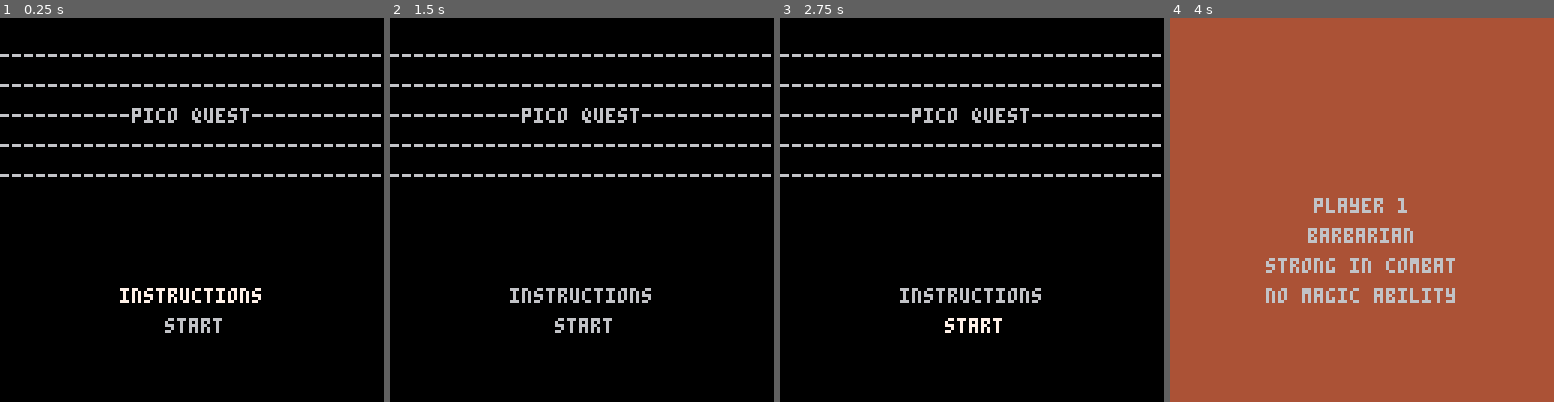
Above: before the commit, frames 1-4 (left to right).
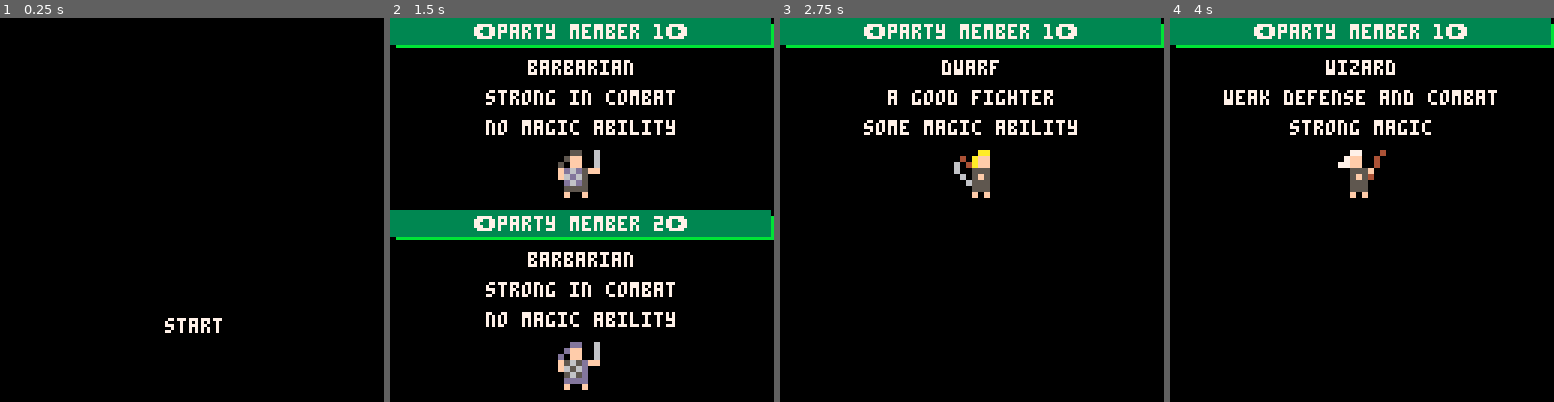
Above: after the commit, the same moments.

Repository: rad-corps/HQuest
Game: PICO-8 cartridge hq.p8
Same seed, same stepped clock (60 frames per second), same inputs: the game is played once before the commit and once after it.
Inputs:
- Up to frame 1 (0.25 s): no input
- Up to frame 2 (1.5 s): tap X (X key) at 0.33, 1.07 s; tap O (Z key) at 0.7 s
- Up to frame 3 (2.75 s): hold Right 1.6-2.1 s; tap O (Z key) at 1.7, 2.1, 2.5 s; tap X (X key) at 1.85 s; hold Up 2.15-2.42 s; hold Right from 2.47 s (still down)
- Up to frame 4 (4 s): tap O (Z key) at 2.9, 3.3, 3.7 s; tap X (X key) at 2.97 s; release Right at 3.03 s; hold Left 3.08-3.58 s; hold Down 3.63-3.97 s

The runs differ from the first frame. In frame 1, 4.2% of the frame differs, in the area x 0-100%, y 9-83%; in frame 2, 25%; in frame 3, 15%; in frame 4, 100%, in the area x 0-100%, y 0-100%.

Commit message:
character select screen done

Diff:
--- a/hq.p8
+++ b/hq.p8
@@ -230,58 +230,41 @@
 --app states
 ------------------------------------------
 main_menu_state={
-	selection = 1,
 
 	update = function()
-		if ( btnp(2) ) then --up
-			main_menu_state.selection += 1
-		elseif ( btnp(3) ) then --down
-			main_menu_state.selection -= 1
-		elseif btnp(5) then
-			if (main_menu_state.selection == 1) then
-				--app_state = instructions
-			end
-			if (main_menu_state.selection == 2) then
-				character_select_state.init()
-				app_state = character_select_state
-			end
-		end
-
-		if (main_menu_state.selection > 2) main_menu_state.selection = 1
-		if (main_menu_state.selection < 1) main_menu_state.selection = 2
+		if btnp(5) then
+			character_select_state.init()
+			app_state = character_select_state
+		end
 	end,
 
 	draw = function()
-		print("---------------------------------", 0, 10, 6)
-		print("---------------------------------", 0, 20)
-		print("-----------pico quest------------", 0, 30)
-		print("---------------------------------", 0, 40)
-		print("---------------------------------", 0, 50)
-		if ( main_menu_state.selection == 1) then
-			print("instructions", 40, 90, animator)
-			print("start", 55, 100, 6)
-		elseif main_menu_state.selection == 2 then
-			print("instructions", 40, 90, 6)
-			print("start", 55, 100, animator)
-		end
+		print("start", 55, 100, animator)
 	end
 }
 
 character_select_state={
 
 	init=function ()
-		character_select_state.selection = 1
+		character_select_state.selection = {1,1}
 		character_select_state.player_num = 1
 	end,
 
 	update = function()
-		if (btnp(0)) character_select_state.selection = max(1, character_select_state.selection - 1)
-		if (btnp(1)) character_select_state.selection = min(3, character_select_state.selection + 1)
+		local p_num = character_select_state.player_num
+
+		if (btnp(0)) character_select_state.selection[p_num] = max(1, character_select_state.selection[p_num] - 1)
+		if (btnp(1)) character_select_state.selection[p_num] = min(3, character_select_state.selection[p_num] + 1)
+		if (btnp(4)) then
+			if p_num == 2 then
+				character_select_state.player_num -= 1
+			end
+		end
 		if (btnp(5)) then
 			--init players and enemies
 			local p = player:new()
-			p:init(player_types[character_select_state.selection][1], character_select_state.player_num)
-			actors[character_select_state.player_num] = p
+			p:init(player_types[character_select_state.selection[p_num]][1], p_num)
+			actors[p_num] = p
 			character_select_state.player_num += 1
 
 			if character_select_state.player_num > 2 then
@@ -292,16 +275,39 @@
 	end,
 
 	draw = function()
-		rectfill(0,0,128,128, 4)
-
-		print("player " .. character_select_state.player_num, 64 - 2 * 8, 60, 6)
-
-		local p_type = player_types[character_select_state.selection]
-		local y_pos = 70
-
-		for i=1, #p_type do
-			print(p_type[i], 64 - 2 * #p_type[i], y_pos, 6)
-			y_pos += 10
+		--rectfill(0,0,128,128, 4)
+
+		local y_offset = 0
+		local p_num = character_select_state.player_num
+
+		for i=1, p_num do
+			if (i == 2) y_offset = 64
+
+			rectfill(2,2 + y_offset,127,9 + y_offset,11)
+			rectfill(0,0 + y_offset,126,8 + y_offset,3)
+
+			rectfill(2,2 + y_offset,127,9 + y_offset,11)
+			rectfill(0,0 + y_offset,126,8 + y_offset,3)
+
+			print("\x8bparty member " .. i .. "\x91", 28, 2 + y_offset, 7)
+
+			local p_type = player_types[character_select_state.selection[i]]
+			local y_pos = 14 + y_offset
+
+			for i=1, #p_type do
+				print(p_type[i], 64 - 2 * #p_type[i], y_pos)
+				y_pos += 10
+			end
+
+			--draw player sprite
+			if i == 2 then
+				pal(5, 13, 0)
+				pal(13, 5, 0)
+			end
+
+			--sspr(p.sprite * 8, 0, 8, 8, 95, 105, 16, 16)
+			sspr((character_select_state.selection[i] - 1) * 8, 0, 8, 8, 64-8, 44 + y_offset, 16, 16)
+			pal()
 		end
 
 	end
Not shown, changed: 34 lines of the sprite sheet (__gfx__) section of hq.p8
